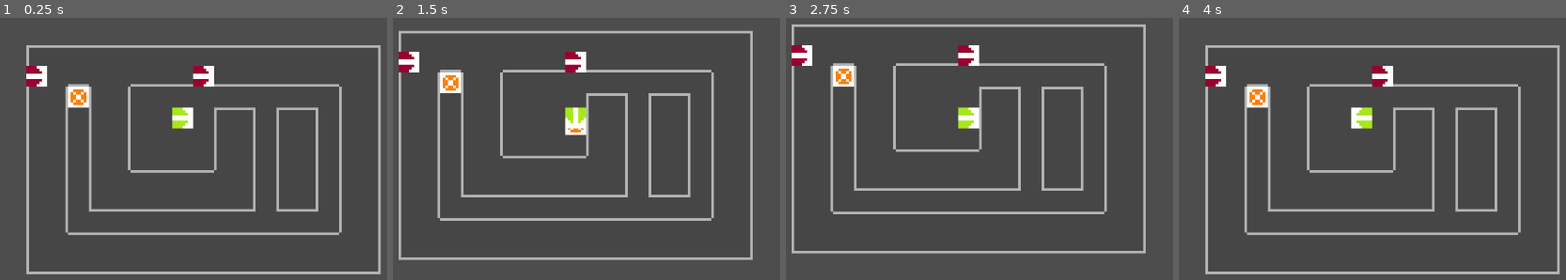
Above: before the commit, frames 1-4 (left to right).
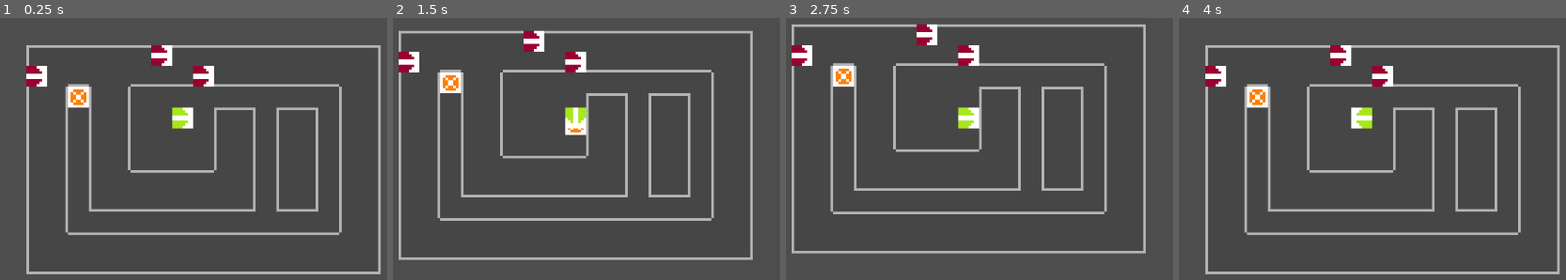
Above: after the commit, the same moments.

Repository: TheEnigmaScribe/Assorted-Games
Game: Godot game, scene res://ScenesAndScripts/Gamelevel.tscn
The game is run twice, just before and just after one commit, with the same random seed, the same clock (stepped at 60 frames per second) and the same inputs.
Inputs:
- Up to frame 1 (0.25 s): no input
- Up to frame 2 (1.5 s): tap Enter at 0.5 s; hold D (right) 0.53-1.28 s; tap Space (stab) at 0.6, 1.25, 1.35 s; hold S (down) from 1.28 s (still down)
- Up to frame 3 (2.75 s): tap Enter at 2 s; release S (down) at 2.03 s; hold D (right) from 2.03 s (still down); tap Space (stab) at 2.1 s
- Up to frame 4 (4 s): tap Space (stab) at 2.75, 2.85, 3.6 s; release D (right) at 2.78 s; hold W (up) 2.78-3.53 s; tap Enter at 3.5 s; hold A (left) from 3.53 s (still down)

The runs differ from the first frame. In frame 1, 0.4% of the frame differs, in the area x 39-45%, y 10-19%; in frame 2, 0.4%; in frame 3, 0.4%; in frame 4, 0.4%.

Commit message:
enemy spawning and instructions should now load

Diff:
--- a/backstab-(experimental)/ScenesAndScripts/Sniper.gd
+++ b/backstab-(experimental)/ScenesAndScripts/Sniper.gd
@@ -3,7 +3,7 @@
 @onready var sprite_2d: Sprite2D = $SniperSprite
 @onready var raycast_2d: RayCast2D = $SniperRaycast
 
-var instructions = []
+var id
 
 # var spinning: bool
 # var moving: bool
--- a/backstab-(experimental)/ScenesAndScripts/gamelevel.gd
+++ b/backstab-(experimental)/ScenesAndScripts/gamelevel.gd
@@ -2,19 +2,17 @@
 
 var sniperScene: PackedScene = preload("res://ScenesAndScripts/Sniper.tscn")
 
-var enemyList = {}
 var enemyDict = {}
 var enemyInst = {}
-var enemyLoad = {}
 var enemyNum = 0
 var sniperNum = 0
 
 func _ready():
-	var enemyMap = FileAccess.open("res://MapFiles/EnemyMap1.txt", FileAccess.READ)
-	var enemyInstructions = FileAccess.open("res://Mapfiles/EnemyInstructions1.txt", FileAccess.READ)
-	loadMap(enemyMap, enemyInstructions)
+	loadMap(FileAccess.open("res://MapFiles/EnemyMap1.txt", FileAccess.READ))
+	loadInstructions(FileAccess.open("res://Mapfiles/EnemyInstructions1.txt", FileAccess.READ))
+	print(enemyInst["S0"])
 
-func loadMap(enemyMap, enemyInstructions):
+func loadMap(enemyMap):
 	if enemyMap == null:
 		print("failed to load enemyMap")
 	else:
@@ -27,15 +25,9 @@
 	for line in enemyMapData:
 		for i in line:
 			xCoord += 1
-			#print(xCoord)
-			#print(i)
-			if i == "/":
+			if i == "\n":
+				yCoord += 1
 				xCoord = 0
-				yCoord += 1
-			elif i == "[" or i == "]":
-				xCoord -= 1
-			elif i == "#":
-				pass
 			elif i == "S":
 				var sniper = sniperScene.instantiate()
 				print(str(xCoord) + ", " + str(yCoord))
@@ -45,38 +37,21 @@
 				var enemyID = "S" + str(sniperNum)
 				enemyDict[enemyID] = sniper
 				print(enemyID)
-				enemyList[enemyNum] = "S" + str(sniperNum)
 				sniperNum += 1
 				enemyNum += 1
-				loadInstructions(enemyInstructions, enemyID)
-				#sniper.instructions = enemyInst[enemyID]
-			else:
-				xCoord -= 1
+				sniper.id = enemyID
 
-func loadInstructions(enemyInstructions, enemyID):
-	var stop: bool = false
+func loadInstructions(enemyInstructions):
 	if enemyInstructions == null:
 		print("failed to load enemyInstructions")
 	else:
 		print("enemyInstructions loaded")
 	var enemyInstructionsData = enemyInstructions.get_as_text()
-	for line in enemyInstructionsData:
-		if enemyInstructionsData.substr(0, 2) == "[]":
-			stop = true
-		elif stop != true:
-			if enemyDict[enemyInstructionsData.substr(0, 2)] == null:
-				print("enemyID in instructions not valid")
-				pass
-			if enemyInstructionsData.substr(0, 2) == enemyID:
-				var instructions: String = line
-				print(line)
-				instructions.replace(instructions.substr(0,3),"")
-				print(instructions)
-				enemyInst[enemyID] = instructions
-				#print(enemyInst[enemyID])
-				return enemyInst[enemyID]
-		if (stop == true) and enemyDict[enemyID] != null:
-			print("Failed to load " + enemyID + ", loading default behavior.")
-			var defaultBehavior = "LLLL"
-			enemyInst[enemyID] = defaultBehavior
-			pass
+	for line in enemyInstructionsData.split("\n"):
+		line = line.strip_edges()
+		var parts = line.split(" ")
+		if line.is_empty():
+			continue
+		var enemyID = parts[0]
+		var instructions = parts[1]
+		enemyInst[enemyID] = instructions
Not shown, changed: backstab-(experimental)/BasicFuncNotes.txt
Not shown, changed: backstab-(experimental)/MapFiles/EnemyInstructions1.txt
Not shown, changed: backstab-(experimental)/MapFiles/EnemyMap1.txt
Not shown, added: backstab-(experimental)/MapFiles/EnemyInstructions1.txt3546028152.tmp
